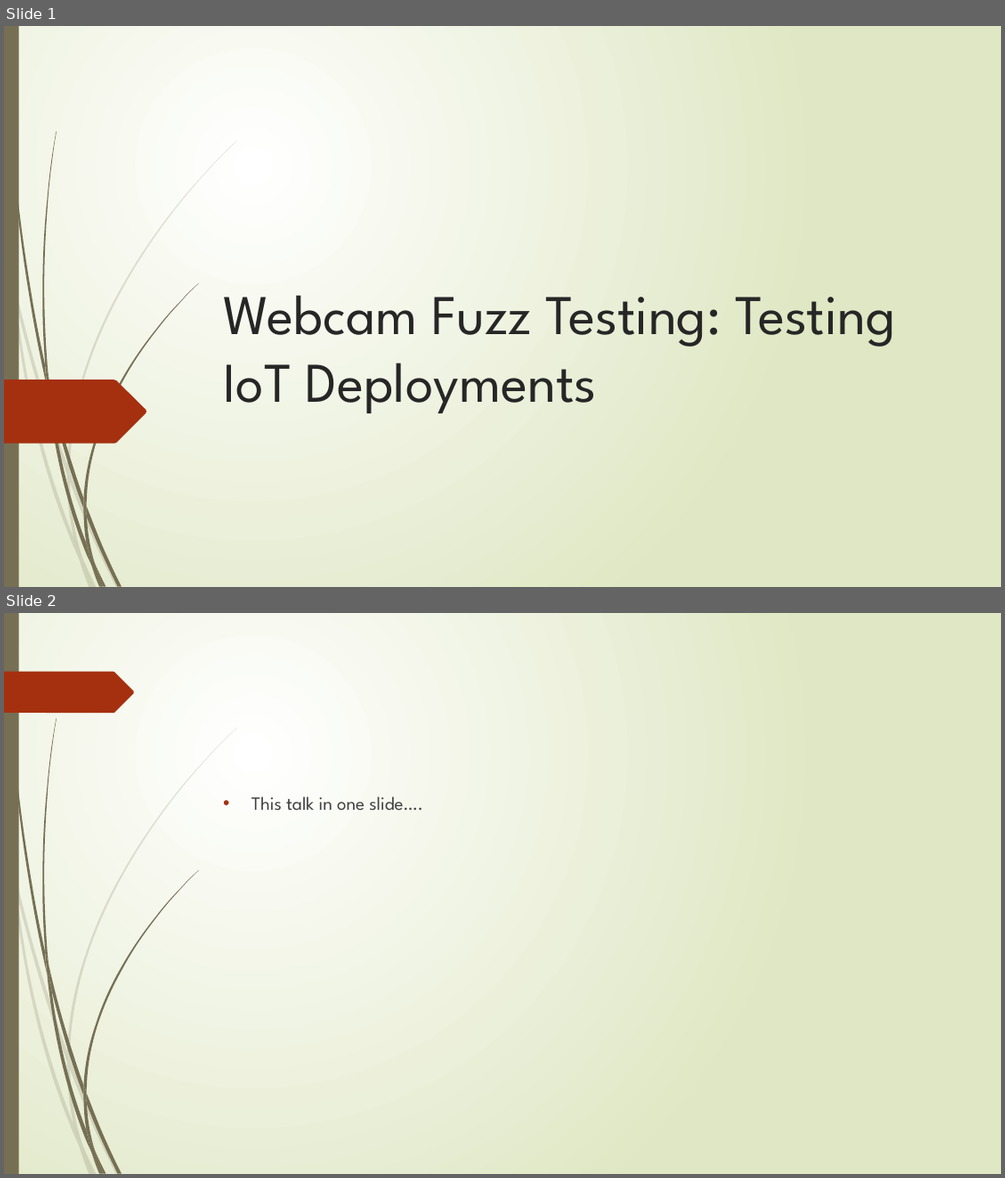
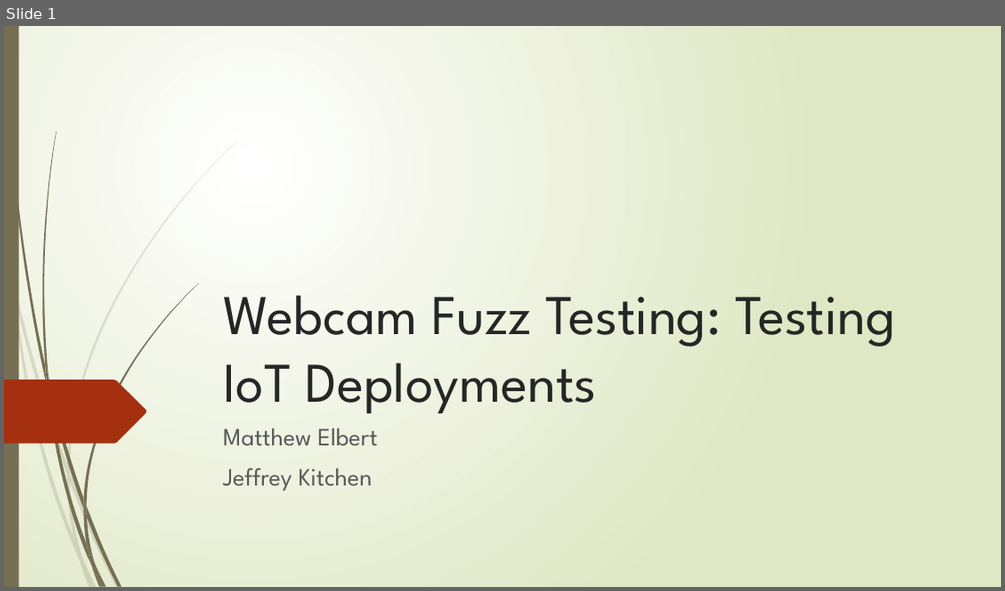
Before and after one commit to mkelbertonthehub/fuzzingProject, a slide deck: Presentation/WebcamFuzzing.pptx. Shown one above the other, each under a label of ours: slides 1 and 2 before the commit, slide 1 after it. The pictures are 1005x1178 and 1005x591 pixels, drawn with LibreOffice and Linux fonts; fonts in the diff are those of the drawing. Boxes give left, top, right and bottom in pixels: in the first picture for what was removed or moved away, otherwise in the second. Text is boxed around its words. In the diff, an @@ line names an element or a change of style, - is before the commit and + after.

```diff
--- a/Presentation/WebcamFuzzing.pptx
+++ b/Presentation/WebcamFuzzing.pptx
@@ slide 2 removed at bbox=[4, 613, 1001, 1174], background gradient #FFFFFF to #DFE8C4; not listed: 23 template elements that a slide beside it also shows @@
@@ freeform shape removed at bbox=[4, 672, 134, 713] @@
@@ text removed at bbox=[251, 796, 423, 811] @@
-• This talk in one slide….
@@ slide 1 changed as well @@
@@ subtitle added at bbox=[223, 428, 377, 491], 24 pt, text #595959 @@
+Matthew Elbert
+Jeffrey Kitchen
```
Also in this commit, not shown: 6 slides added, 3 other slides removed.
